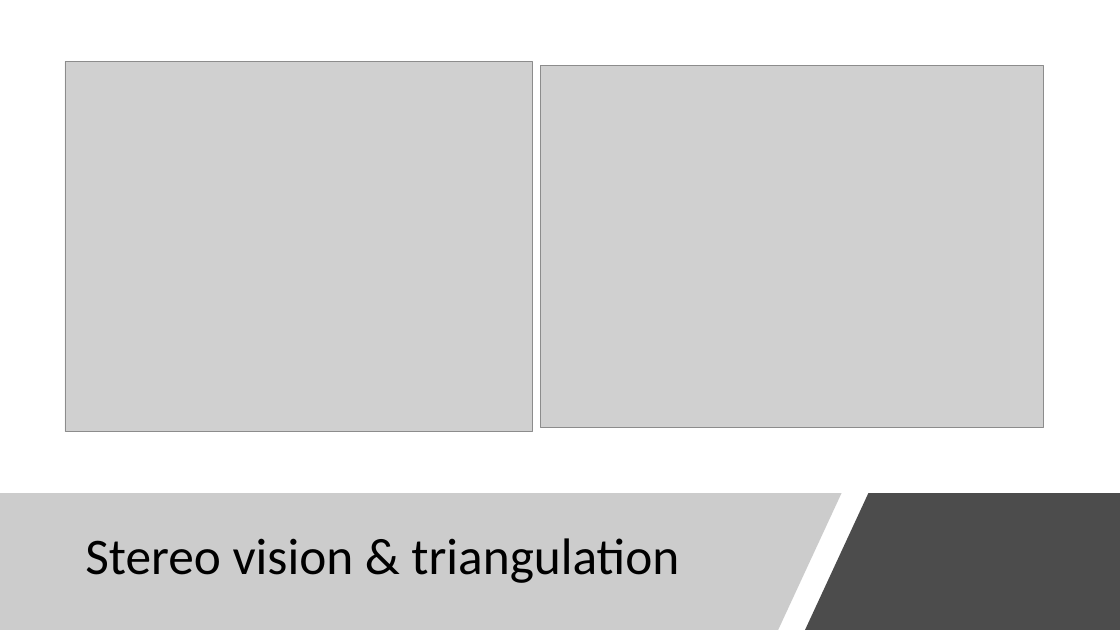
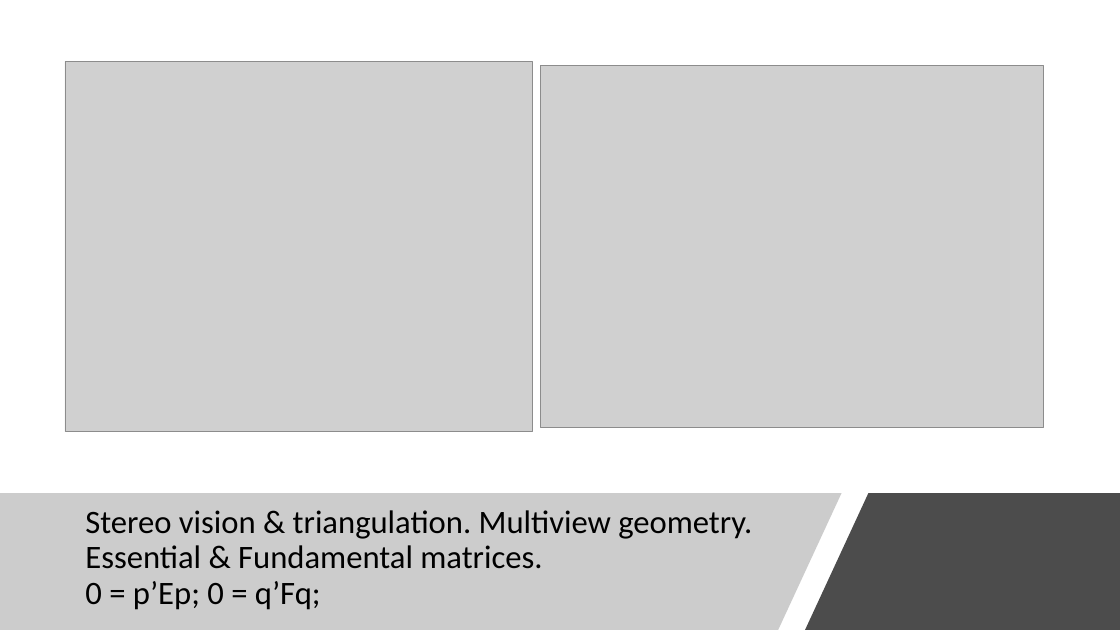
Before and after one commit to gitglob/02504-Computer-Vision, a slide deck: slide 3 of exam/presentation.pptx. Drawn at 1120x630 pixels with LibreOffice and Linux fonts; fonts in the diff are those of the drawing; grey boxes stand for pictures. Boxes give left, top, right and bottom in pixels: in the first picture for what was removed or moved away, otherwise in the second. Text is boxed around its words. In the diff, an @@ line names an element or a change of style, - is before the commit and + after.

```diff
--- a/exam/presentation.pptx
+++ b/exam/presentation.pptx
@@ title at box(85, 510, 752, 610): text changed; size 44 to 28 pt @@
-Stereo vision & triangulation
+Stereo vision & triangulation. Multiview geometry. Essential & Fundamental matrices.
+0 = p’Ep; 0 = q’Fq;
```
Also in this commit, not shown: 1 other slide changed, 2 slides added, 5 other files.
